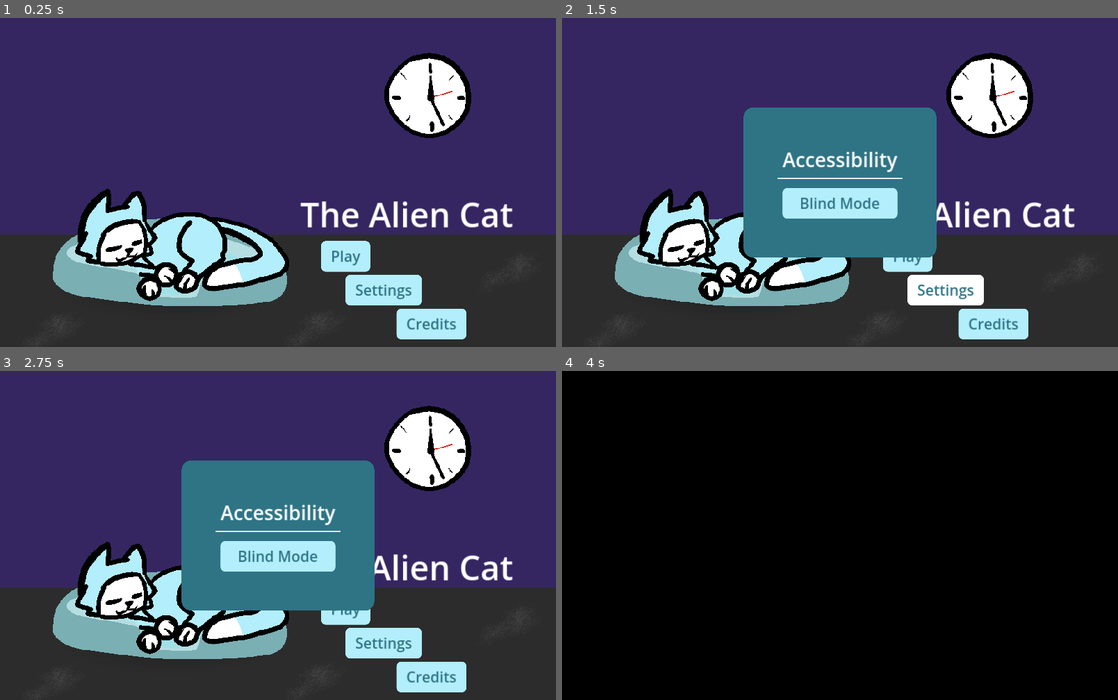
Above: before the commit, frames 1-4 (two rows, left to right).
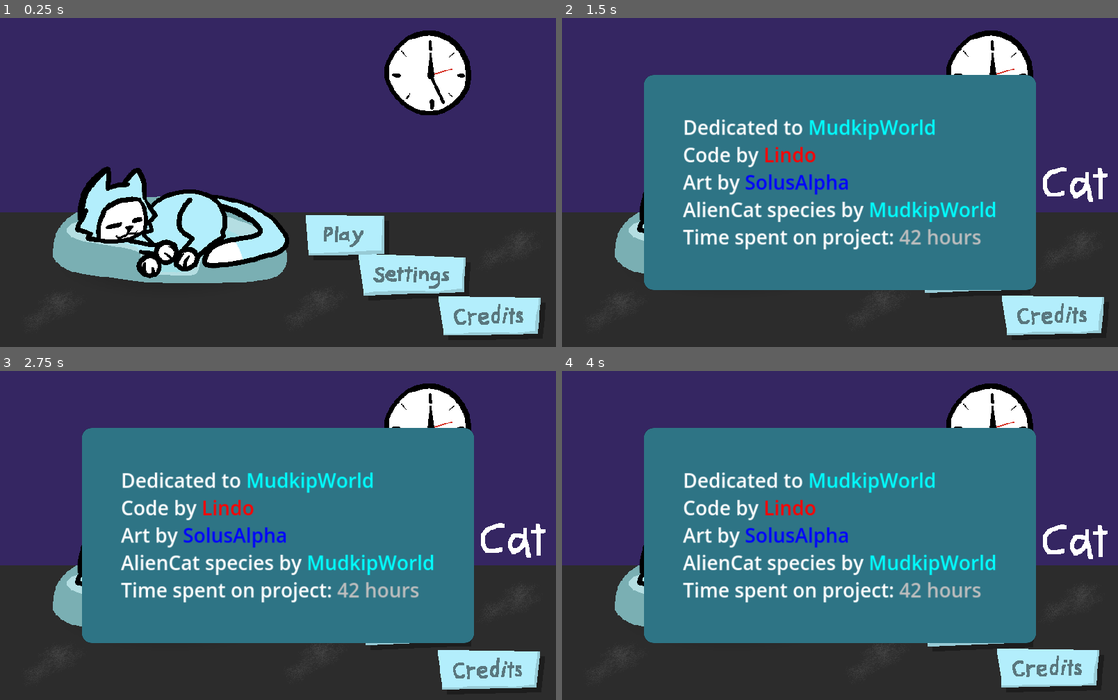
Above: after the commit, the same moments.

Repository: Changryy/TheAlienCat
Game: Godot game, scene res://Game/Levels/Start/Start.tscn
Same seed, same stepped clock (60 frames per second), same inputs: the game is played once before the commit and once after it. The engine's default icon, where the game draws it, is replaced by a stand-in: a white triangle on a blue panel in a dark square.
Inputs (mouse positions are in pixels of both pictures, inside the frame that each line leads up to; where the layout moved, square brackets give the same spot in the first picture):
- Up to frame 1 (0.25 s): no input
- Up to frame 2 (1.5 s): click (1051, 317) [995, 323] at 0.5 s; click (979, 277) [945, 291] at 1.25 s
- Up to frame 3 (2.75 s): click (344, 584) [344, 607] at 2 s
- Up to frame 4 (4 s): click (906, 584) [906, 607] at 2.75 s; click (840, 555) at 3.5 s, where only the run before the commit has a clickable "Blind Mode"

The runs differ from the first frame. In frame 1, 24% of the frame differs, in the area x 0-100%, y 3-98%; in frame 2, 44%; in frame 3, 44%; in frame 4, 99%, in the area x 0-100%, y 0-100%.

Commit message:
Title screen revamp

Diff:
--- /dev/null
+++ b/Game/Levels/Start/Buttons/PlayButton.gd
@@ -0,0 +1,86 @@
+@tool
+extends Button
+
+enum ButtonState {
+	None,
+	Idle,
+	Hovered,
+	Pressed,
+	Explode
+}
+
+
+@export var texture: Texture2D:
+	set(x):
+		if !has_node("%Texture"): return
+		texture = x
+		%Texture.texture = x
+
+@export var shadow: Texture2D:
+	set(x):
+		if !has_node("%Shadow"): return
+		shadow = x
+		%Shadow.texture = x
+
+@export_group("Animation")
+@export var state := ButtonState.None
+@export var idle_noise: FastNoiseLite
+@export var idle_amp: float = 10
+@export var hover_noise: FastNoiseLite
+@export var hover_amp: float = 10
+
+func _ready() -> void:
+	if Engine.is_editor_hint(): return
+
+	for x in [idle_noise, hover_noise]:
+		x.seed = randi()
+		x.offset.x = randi_range(-500, 500)
+		x.offset.y = randi_range(-500, 500)
+
+	state = ButtonState.Idle
+
+
+func _process(_delta: float) -> void:
+	if !Engine.is_editor_hint() and state != ButtonState.Explode and !disabled:
+		if button_pressed:
+			state = ButtonState.Pressed
+		elif is_hovered():
+			state = ButtonState.Hovered
+		else:
+			state = ButtonState.Idle
+
+
+	%Offset.position = get_rect().size / 2.
+
+	match state:
+		ButtonState.Idle:
+			%Shadow.show()
+			%Texture.z_index = 0
+			%Texture.scale = Vector2.ONE
+			%Texture.position.x = idle_noise.get_noise_2d(Time.get_ticks_msec(), 0) * idle_amp
+			%Texture.position.y = idle_noise.get_noise_2d(0, Time.get_ticks_msec()) * idle_amp
+		ButtonState.Hovered:
+			%Shadow.show()
+			%Texture.z_index = 1
+			%Texture.scale = Vector2.ONE * 1.1
+			%Texture.position.x = hover_noise.get_noise_2d(Time.get_ticks_msec(), 0) * hover_amp
+			%Texture.position.y = hover_noise.get_noise_2d(0, Time.get_ticks_msec()) * hover_amp
+		ButtonState.Pressed:
+			%Shadow.hide()
+			%Texture.z_index = -1
+			%Texture.scale = Vector2.ONE * 1.
+			%Texture.position = %ShadowTransform.position
+
+func explode() -> void:
+	disabled = true
+	state = ButtonState.Explode
+	var tween := create_tween().set_trans(Tween.TRANS_CUBIC).set_ease(Tween.EASE_IN).set_parallel()
+	tween.tween_property(%Texture, "scale", Vector2.ONE * 2, .4)
+	tween.tween_property(%Texture, "rotation_degrees", randf_range(-90, 90), .4)
+	tween.tween_property(self, "modulate:a", 0, .4)
+	await tween.finished
+	queue_free()
+
+func disable() -> void:
+	disabled = true
+	state = ButtonState.Idle
--- /dev/null
+++ b/Game/Levels/Start/Buttons/PlayButton.tscn
@@ -0,0 +1,50 @@
+[gd_scene load_steps=6 format=3 uid="uid://6qyrdfawap8q"]
+
+[ext_resource type="Script" path="res://Game/Levels/Start/Buttons/PlayButton.gd" id="1_1n7l1"]
+[ext_resource type="Texture2D" uid="uid://lhxjrr3qtgt1" path="res://Game/Levels/Start/Buttons/Play.png" id="2_6qfef"]
+[ext_resource type="Texture2D" uid="uid://v8y2t502e4go" path="res://Game/Levels/Start/Buttons/PlayShadow.png" id="3_v1q0h"]
+
+[sub_resource type="FastNoiseLite" id="FastNoiseLite_y7sbh"]
+resource_local_to_scene = true
+frequency = 0.0002
+fractal_octaves = 1
+
+[sub_resource type="FastNoiseLite" id="FastNoiseLite_g3u66"]
+resource_local_to_scene = true
+
+[node name="PlayButton" type="Button"]
+offset_right = 135.0
+offset_bottom = 73.0
+focus_mode = 0
+flat = true
+script = ExtResource("1_1n7l1")
+texture = ExtResource("2_6qfef")
+shadow = ExtResource("3_v1q0h")
+idle_noise = SubResource("FastNoiseLite_y7sbh")
+hover_noise = SubResource("FastNoiseLite_g3u66")
+hover_amp = 3.0
+
+[node name="Offset" type="Node2D" parent="."]
+unique_name_in_owner = true
+z_index = 3
+position = Vector2(67.5, 36.5)
+
+[node name="Texture" type="Sprite2D" parent="Offset"]
+unique_name_in_owner = true
+texture_filter = 1
+position = Vector2(1.04743, -0.529677)
+texture = ExtResource("2_6qfef")
+
+[node name="ShadowTransform" type="RemoteTransform2D" parent="Offset/Texture"]
+unique_name_in_owner = true
+position = Vector2(8, 8)
+remote_path = NodePath("../../Shadow")
+update_rotation = false
+update_scale = false
+
+[node name="Shadow" type="Sprite2D" parent="Offset"]
+unique_name_in_owner = true
+z_index = -1
+texture_filter = 1
+position = Vector2(9.04742, 7.47032)
+texture = ExtResource("3_v1q0h")
--- a/Game/Levels/Start/Start.gd
+++ b/Game/Levels/Start/Start.gd
@@ -56,6 +56,26 @@
 	Global.vaccumed.connect(check_dust)
 	Global.vacuum_equipped.connect(func(): stage = VACUUM)
 
+	%Title.position.y = 485
+	var tween := create_tween().set_trans(Tween.TRANS_CUBIC).set_ease(Tween.EASE_OUT)
+	tween.tween_interval(.5)
+	tween.tween_property(%Title, "position:y", start_pos, .8)
+	tween.tween_callback(func(): float_time = 1)
+
+
+var start_pos: float = 400
+var float_time: float = -1
+
+func _process(delta: float) -> void:
+	if float_time < 0: return
+	float_time += delta
+	while float_time > 2:
+		float_time -= 2
+
+	%Title.position.y = start_pos + ease(absf(float_time - 1), -2) * 10
+
+
+
 func check_dust() -> void:
 	var nodes := get_tree().get_nodes_in_group("Dust")
 	%Vacuum.text = "Vacuum clean the floor %s" % [floorf((1. - len(nodes) / float(dust_count)) * 100)] + "%"
@@ -81,8 +101,17 @@
 func _on_start_pressed() -> void:
 	if stage != MENU: return
 	stage = START
+
+	for x in [%Credits, %Settings, %Play]:
+		x.disable()
+
 	%Player.visibility_changed.connect(start_animation)
 	%Player.wake_up()
+
+	for x in [%Play, %Settings, %Credits]:
+		x.explode()
+		await get_tree().create_timer(.3).timeout
+
 
 func start_animation() -> void:
 	%Camera.make_current()
--- a/Game/Levels/Start/Start.tscn
+++ b/Game/Levels/Start/Start.tscn
@@ -1,9 +1,10 @@
-[gd_scene load_steps=29 format=3 uid="uid://ltg07hbqmo18"]
+[gd_scene load_steps=41 format=3 uid="uid://ltg07hbqmo18"]
 
 [ext_resource type="PackedScene" uid="uid://d2yanptj8uep2" path="res://Game/Entities/Player/Player.tscn" id="1_ded2e"]
 [ext_resource type="Script" path="res://Game/Levels/Start/Start.gd" id="1_yh0ro"]
 [ext_resource type="PackedScene" uid="uid://cw131rlomyb1k" path="res://Game/Levels/City/City.tscn" id="2_d1nks"]
 [ext_resource type="Texture2D" uid="uid://bo2wx2ybecnob" path="res://Game/Objects/Background/AlienCatStuffDoor.png" id="3_0ua67"]
+[ext_resource type="Texture2D" uid="uid://balkkg87xuoa4" path="res://Game/Levels/Start/Title.png" id="3_h7gi5"]
 [ext_resource type="Texture2D" uid="uid://bhe1ntij67j8l" path="res://Game/Objects/Background/Painting2.png" id="4_0igvy"]
 [ext_resource type="PackedScene" uid="uid://c4200bkegwojv" path="res://Game/Entities/Vacuum/Vacuum.tscn" id="4_ai4y0"]
 [ext_resource type="PackedScene" uid="uid://ckne10jsp8q20" path="res://Game/Objects/Items/Fish.tscn" id="4_gj8nc"]
@@ -14,9 +15,14 @@
 [ext_resource type="Texture2D" uid="uid://cfyqdjir3iwoy" path="res://Game/Objects/Background/Clock.png" id="7_wfe33"]
 [ext_resource type="PackedScene" uid="uid://bk6eajlsornc" path="res://Game/Objects/Furniture/LitterBox/LitterBox.tscn" id="8_37e5s"]
 [ext_resource type="Texture2D" uid="uid://csfkh3rwibqsl" path="res://Game/Objects/Background/Painting.png" id="8_g3wao"]
+[ext_resource type="PackedScene" uid="uid://6qyrdfawap8q" path="res://Game/Levels/Start/Buttons/PlayButton.tscn" id="9_qdpfy"]
 [ext_resource type="PackedScene" uid="uid://k8xsquh868qg" path="res://Game/Objects/Furniture/Playground/Playground.tscn" id="10_pt6im"]
+[ext_resource type="Texture2D" uid="uid://cjiw3oy7a2hl7" path="res://Game/Levels/Start/Buttons/Settings.png" id="10_rvxks"]
 [ext_resource type="PackedScene" uid="uid://brn8qg1k343e7" path="res://Game/Objects/Furniture/Bed/Bed.tscn" id="10_tec86"]
 [ext_resource type="Texture2D" uid="uid://vhf1llbo8gpo" path="res://Game/Objects/Furniture/Closet/AlienCatStuffClosetOpen.png" id="10_xl2wy"]
+[ext_resource type="Texture2D" uid="uid://rofehvc3iqsv" path="res://Game/Levels/Start/Buttons/SettingsShadow.png" id="11_t882d"]
+[ext_resource type="Texture2D" uid="uid://mh7w88e4fx4m" path="res://Game/Levels/Start/Buttons/Credits.png" id="12_kfrsr"]
+[ext_resource type="Texture2D" uid="uid://b4b7evh24rvbl" path="res://Game/Levels/Start/Buttons/CreditsShadow.png" id="13_kqku7"]
 [ext_resource type="Texture2D" uid="uid://ctkhoivrpo5c2" path="res://Game/Objects/Furniture/Bed/AlienCatStuffCatBedNap.png" id="16_gek2x"]
 [ext_resource type="PackedScene" uid="uid://bks4gphfubcgv" path="res://Game/Objects/Items/Dust.tscn" id="17_4wvws"]
 [ext_resource type="PackedScene" uid="uid://cdh765btqttjm" path="res://Game/Objects/Furniture/Drawer/Drawer.tscn" id="17_7crsv"]
@@ -25,6 +31,30 @@
 
 [sub_resource type="CircleShape2D" id="CircleShape2D_7o0rs"]
 radius = 35.2278
+
+[sub_resource type="FastNoiseLite" id="FastNoiseLite_d3p3w"]
+resource_local_to_scene = true
+frequency = 0.0002
+fractal_octaves = 1
+
+[sub_resource type="FastNoiseLite" id="FastNoiseLite_vhoa0"]
+resource_local_to_scene = true
+
+[sub_resource type="FastNoiseLite" id="FastNoiseLite_bkphk"]
+resource_local_to_scene = true
+frequency = 0.0002
+fractal_octaves = 1
+
+[sub_resource type="FastNoiseLite" id="FastNoiseLite_s8gkx"]
+resource_local_to_scene = true
+
+[sub_resource type="FastNoiseLite" id="FastNoiseLite_21opw"]
+resource_local_to_scene = true
+frequency = 0.0002
+fractal_octaves = 1
+
+[sub_resource type="FastNoiseLite" id="FastNoiseLite_8sxd4"]
+resource_local_to_scene = true
 
 [sub_resource type="StyleBoxLine" id="StyleBoxLine_api2q"]
 color = Color(1, 1, 1, 1)
@@ -81,7 +111,7 @@
 
 [node name="StartCamera" type="Camera2D" parent="."]
 unique_name_in_owner = true
-position = Vector2(0, 93)
+position = Vector2(0, 130)
 anchor_mode = 0
 zoom = Vector2(2, 2)
 limit_left = 0
@@ -94,6 +124,12 @@
 [node name="BG" type="Node2D" parent="."]
 z_index = -2
 
+[node name="Title" type="Sprite2D" parent="BG"]
+unique_name_in_owner = true
+texture_filter = 1
+position = Vector2(673, 407)
+texture = ExtResource("3_h7gi5")
+
 [node name="StaticBody2D" type="StaticBody2D" parent="BG"]
 collision_layer = 2
 collision_mask = 61
@@ -138,12 +174,44 @@
 [node name="CollisionShape2D" type="CollisionShape2D" parent="BG/AlienCatStuffDoor/DoorArea"]
 shape = SubResource("CircleShape2D_7o0rs")
 
+[node name="Credits" parent="BG" instance=ExtResource("9_qdpfy")]
+unique_name_in_owner = true
+offset_left = 704.0
+offset_top = 587.0
+offset_right = 893.0
+offset_bottom = 660.0
+texture = ExtResource("12_kfrsr")
+shadow = ExtResource("13_kqku7")
+idle_noise = SubResource("FastNoiseLite_d3p3w")
+hover_noise = SubResource("FastNoiseLite_vhoa0")
+
+[node name="Settings" parent="BG" instance=ExtResource("9_qdpfy")]
+unique_name_in_owner = true
+offset_left = 585.0
+offset_top = 518.0
+offset_right = 772.0
+offset_bottom = 591.0
+texture = ExtResource("10_rvxks")
+shadow = ExtResource("11_t882d")
+idle_noise = SubResource("FastNoiseLite_bkphk")
+hover_noise = SubResource("FastNoiseLite_s8gkx")
+
+[node name="Play" parent="BG" instance=ExtResource("9_qdpfy")]
+unique_name_in_owner = true
+offset_left = 499.0
+offset_top = 446.0
+offset_right = 634.0
+offset_bottom = 519.0
+idle_noise = SubResource("FastNoiseLite_21opw")
+hover_noise = SubResource("FastNoiseLite_8sxd4")
+
 [node name="Entities" type="Node2D" parent="."]
 z_index = 1
 y_sort_enabled = true
 
 [node name="Player" parent="Entities" node_paths=PackedStringArray("vacuum") instance=ExtResource("1_ded2e")]
 unique_name_in_owner = true
+visible = false
 position = Vector2(385, 650)
 vacuum = NodePath("../VacuumCleaner")
 start_with_vacuum = false
@@ -374,6 +442,7 @@
 
 [node name="Start" type="Control" parent="UI"]
 unique_name_in_owner = true
+visible = false
 layout_mode = 3
 anchors_preset = 15
 anchor_right = 1.0
@@ -404,6 +473,7 @@
 theme_override_constants/separation = 10
 
 [node name="Title" type="Label" parent="UI/Start/Start/CenterContainer/VBoxContainer"]
+modulate = Color(1, 1, 1, 0)
 layout_mode = 2
 theme_override_font_sizes/font_size = 110
 text = "The Alien Cat"
@@ -521,8 +591,6 @@
 anchors_preset = 15
 anchor_right = 1.0
 anchor_bottom = 1.0
-offset_right = 1283.0
-offset_bottom = 696.0
 grow_horizontal = 2
 grow_vertical = 2
 theme_override_constants/margin_left = 128
@@ -538,7 +606,7 @@
 Code by [color=red]Lindo[/color]
 Art by [color=blue]SolusAlpha[/color]
 AlienCat species by [color=cyan]MudkipWorld[/color]
-Time spent on project: [color=gray]40 hours[/color]"
+Time spent on project: [color=gray]42 hours[/color]"
 fit_content = true
 autowrap_mode = 0
 
@@ -554,8 +622,6 @@
 anchors_preset = 15
 anchor_right = 1.0
 anchor_bottom = 1.0
-offset_right = 632.0
-offset_bottom = 515.0
 grow_horizontal = 2
 grow_vertical = 2
 theme_override_constants/margin_left = 128
@@ -604,6 +670,9 @@
 text = "Blind Mode"
 
 [connection signal="body_entered" from="BG/AlienCatStuffDoor/DoorArea" to="." method="_on_door_area_body_entered"]
+[connection signal="pressed" from="BG/Credits" to="UI/Start/Credits" method="popup_centered"]
+[connection signal="pressed" from="BG/Settings" to="UI/Start/Settings" method="popup_centered"]
+[connection signal="pressed" from="BG/Play" to="." method="_on_start_pressed"]
 [connection signal="placed_item" from="Entities/Player" to="." method="_on_player_placed_item"]
 [connection signal="picked_up" from="Entities/Battery" to="." method="_on_battery_picked_up"]
 [connection signal="pressed" from="UI/Start/Start/CenterContainer/VBoxContainer/HBoxContainer/Start" to="." method="_on_start_pressed"]
Binary file added: Game/Levels/Start/Buttons/Credits.png
Not shown, added: Game/Levels/Start/Buttons/Credits.png.import
Binary file added: Game/Levels/Start/Buttons/CreditsShadow.png
Not shown, added: Game/Levels/Start/Buttons/CreditsShadow.png.import
Binary file added: Game/Levels/Start/Buttons/Play.png
Not shown, added: Game/Levels/Start/Buttons/Play.png.import
Binary file added: Game/Levels/Start/Buttons/PlayShadow.png
Not shown, added: Game/Levels/Start/Buttons/PlayShadow.png.import
Binary file added: Game/Levels/Start/Buttons/Settings.png
Not shown, added: Game/Levels/Start/Buttons/Settings.png.import
Binary file added: Game/Levels/Start/Buttons/SettingsShadow.png
Not shown, added: Game/Levels/Start/Buttons/SettingsShadow.png.import
(and 3 more such lines)
